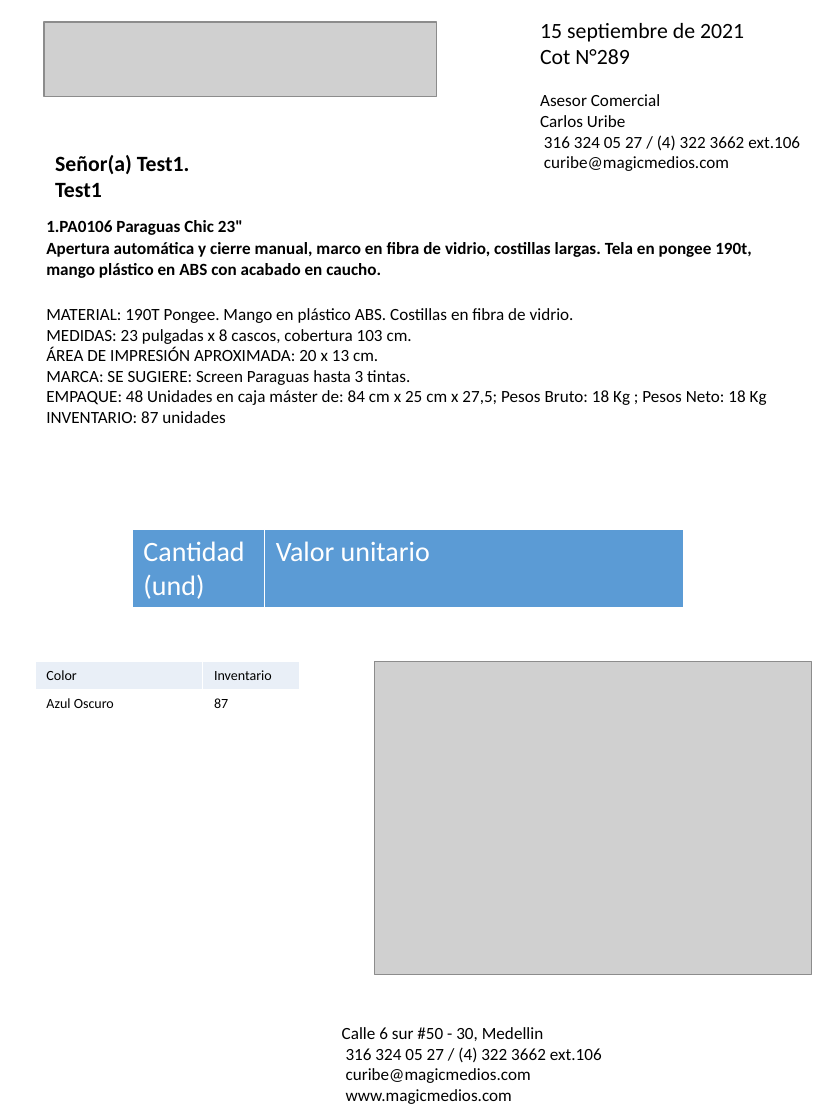
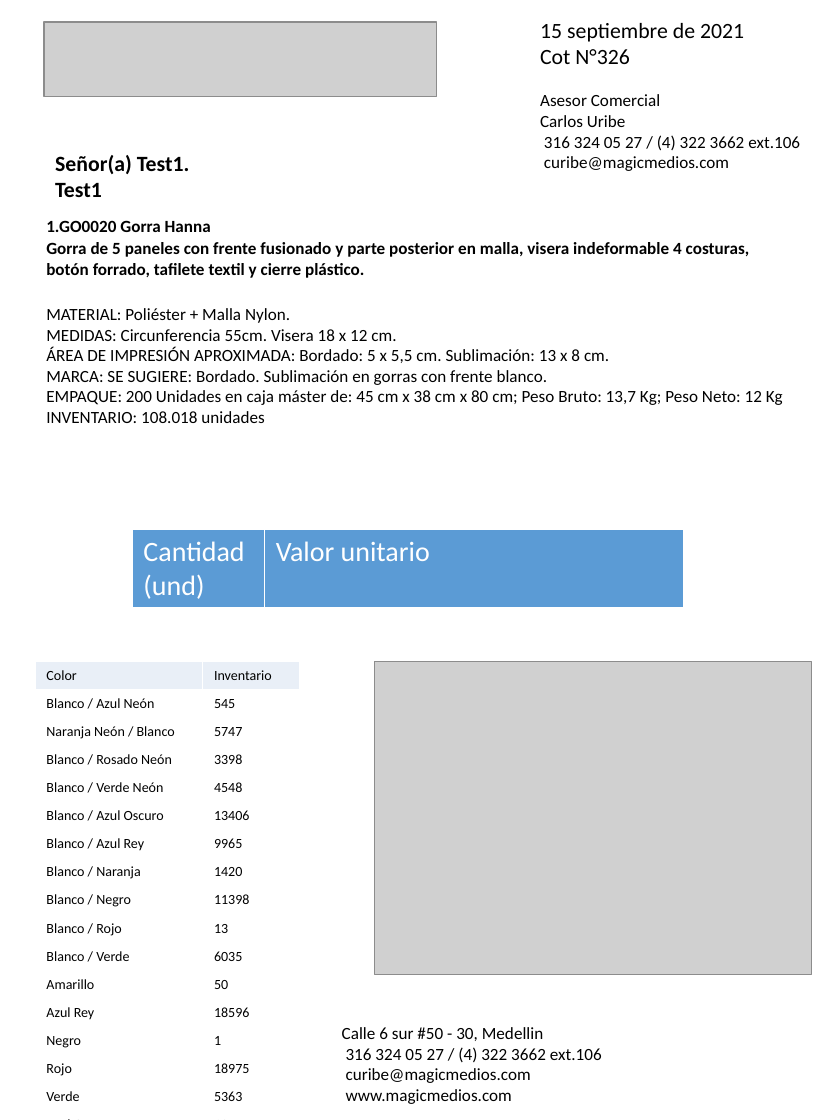
Before and after one commit to felipeospina21/MagicMedios, a slide deck: slide 1 of cotizaciones/cotización_Test1.pptx. Drawn at 840x1120 pixels with LibreOffice and Linux fonts; fonts in the diff are those of the drawing; grey boxes stand for pictures. Boxes give left, top, right and bottom in pixels: in the first picture for what was removed or moved away, otherwise in the second. Text is boxed around its words. In the diff, an @@ line names an element or a change of style, - is before the commit and + after.

```diff
--- a/cotizaciones/cotización_Test1.pptx
+++ b/cotizaciones/cotización_Test1.pptx
@@ text at [540,49,630,64]: text changed @@
-Cot N°289
+Cot N°326
@@ text at [46,220,211,232]: text changed @@
-1.PA0106 Paraguas Chic 23"
+1.GO0020 Gorra Hanna
@@ text at [46,242,750,278]: text changed @@
-Apertura automática y cierre manual, marco en fibra de vidrio, costillas largas. Tela en pongee 190t, mango plástico en ABS con acabado en caucho.
+Gorra de 5 paneles con frente fusionado y parte posterior en malla, visera indeformable 4 costuras, botón forrado, tafilete textil y cierre plástico.
@@ text at [46,308,783,423]: text changed @@
-MATERIAL: 190T Pongee. Mango en plástico ABS. Costillas en fibra de vidrio.
-MEDIDAS: 23 pulgadas x 8 cascos, cobertura 103 cm.
-ÁREA DE IMPRESIÓN APROXIMADA: 20 x 13 cm.
-MARCA: SE SUGIERE: Screen Paraguas hasta 3 tintas.
-EMPAQUE: 48 Unidades en caja máster de: 84 cm x 25 cm x 27,5; Pesos Bruto: 18 Kg ; Pesos Neto: 18 Kg
-INVENTARIO: 87 unidades
+MATERIAL: Poliéster + Malla Nylon.
+MEDIDAS: Circunferencia 55cm. Visera 18 x 12 cm.
+ÁREA DE IMPRESIÓN APROXIMADA: Bordado: 5 x 5,5 cm. Sublimación: 13 x 8 cm.
+MARCA: SE SUGIERE: Bordado. Sublimación en gorras con frente blanco.
+EMPAQUE: 200 Unidades en caja máster de: 45 cm x 38 cm x 80 cm; Peso Bruto: 13,7 Kg; Peso Neto: 12 Kg
+INVENTARIO: 108.018 unidades
@@ table at [35,662,300,1105] @@
-row 2: Azul Oscuro | 87
+row 2: Blanco / Azul Neón | 545
+row 3: Naranja Neón / Blanco | 5747
+row 4: Blanco / Rosado Neón | 3398
+row 5: Blanco / Verde Neón | 4548
+row 6: Blanco / Azul Oscuro | 13406
+row 7: Blanco / Azul Rey | 9965
+row 8: Blanco / Naranja | 1420
+row 9: Blanco / Negro | 11398
+row 10: Blanco / Rojo | 13
+row 11: Blanco / Verde | 6035
+row 12: Amarillo | 50
+row 13: Azul Rey | 18596
+row 14: Negro | 1
+row 15: Rojo | 18975
+row 16: Verde | 5363
+row 17: Azul Oscuro | 12
+row 18: Naranja | 8546
```
Also in this commit, not shown: 12 other files.
